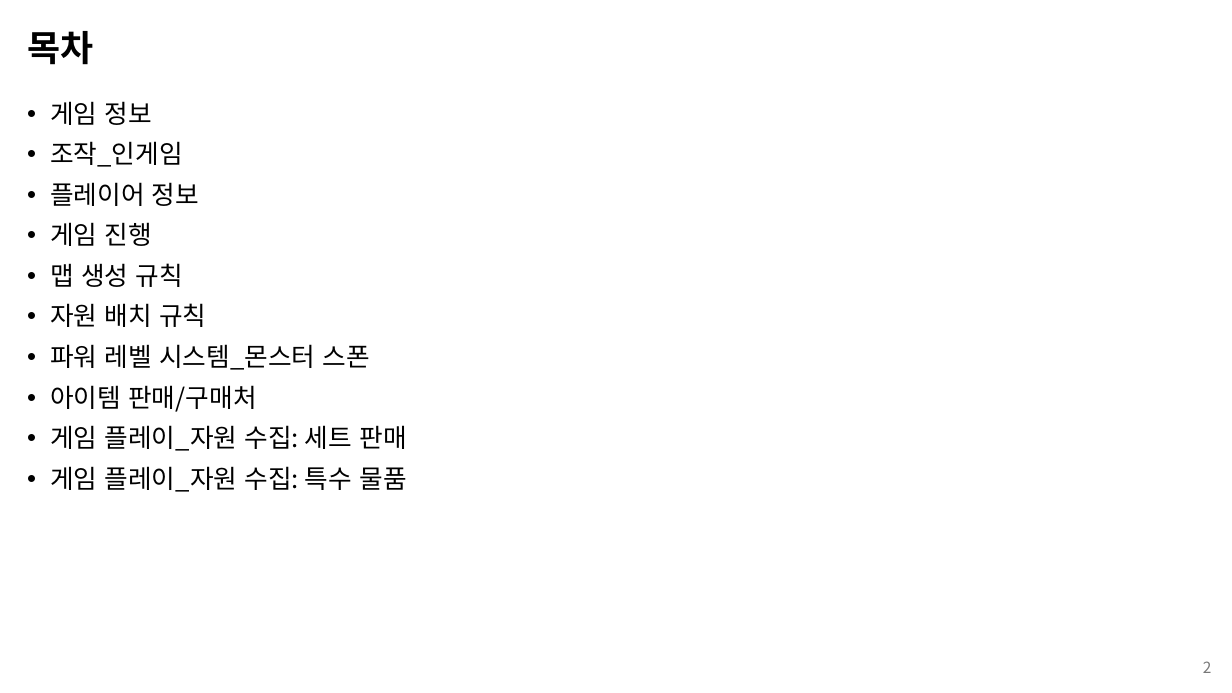
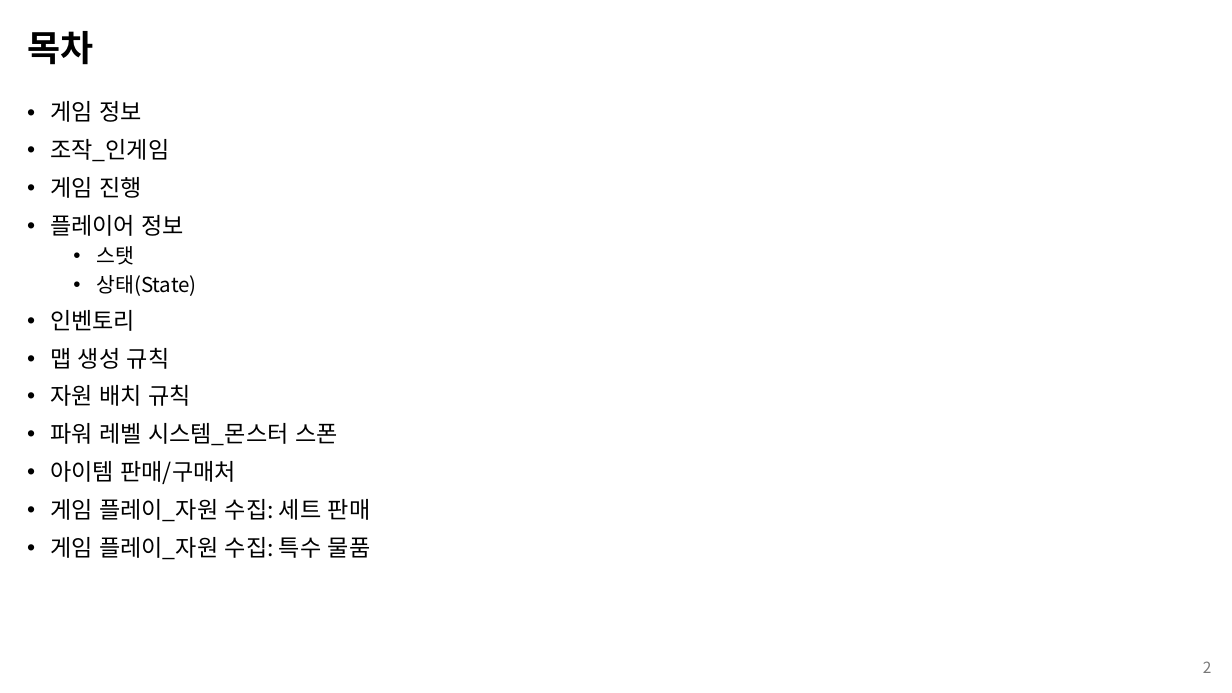
Before and after one commit to kimi5231/B1A2_project, a slide deck: slide 2 of 기획/SPACE ROBBER_기획서.pptx. Drawn at 1232x693 pixels with LibreOffice and Linux fonts; fonts in the diff are those of the drawing. Boxes give left, top, right and bottom in pixels: in the first picture for what was removed or moved away, otherwise in the second. Text is boxed around its words. In the diff, an @@ line names an element or a change of style, - is before the commit and + after.

Commit message:
SPACE ROBBER_기획서 내용 추가
- 플레이어 stat, state

```diff
--- a/기획/SPACE ROBBER_기획서.pptx
+++ b/기획/SPACE ROBBER_기획서.pptx
@@ text at [50,101,371,560]: size 20 to 18 pt in "게임 정보", "조작_인게임", "플레이어 정보", "맵 생성 규칙" and 5 more places @@
@@ text at [50,177,142,198]: paragraph added @@
+• 게임 진행
@@ text at [50,246,196,331]: text changed; size 20 to 16 pt @@
-• 게임 진행
+  • 스탯
+  • 상태(State)
+• 인벤토리
```
Also in this commit, not shown: 14 other slides changed, 3 slides added.
